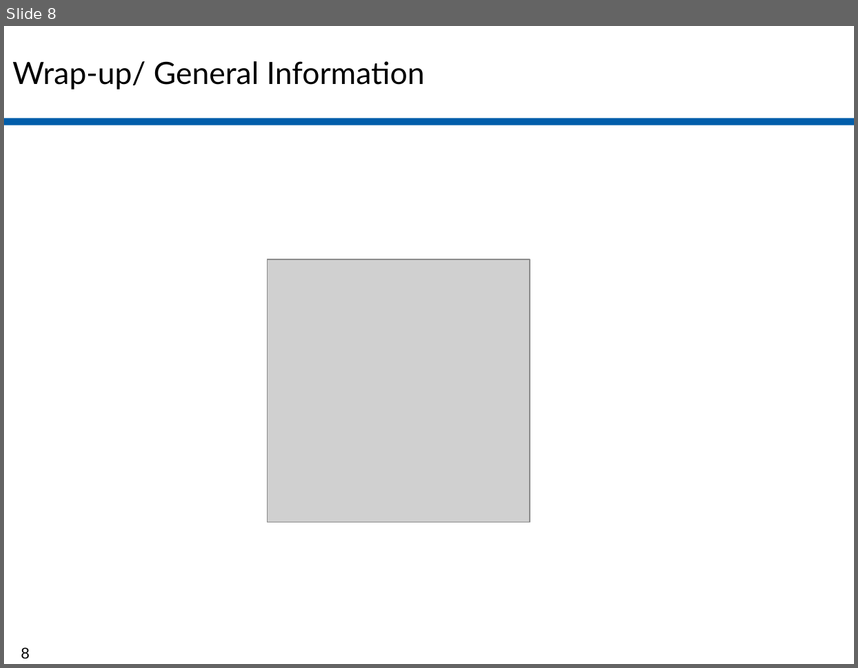
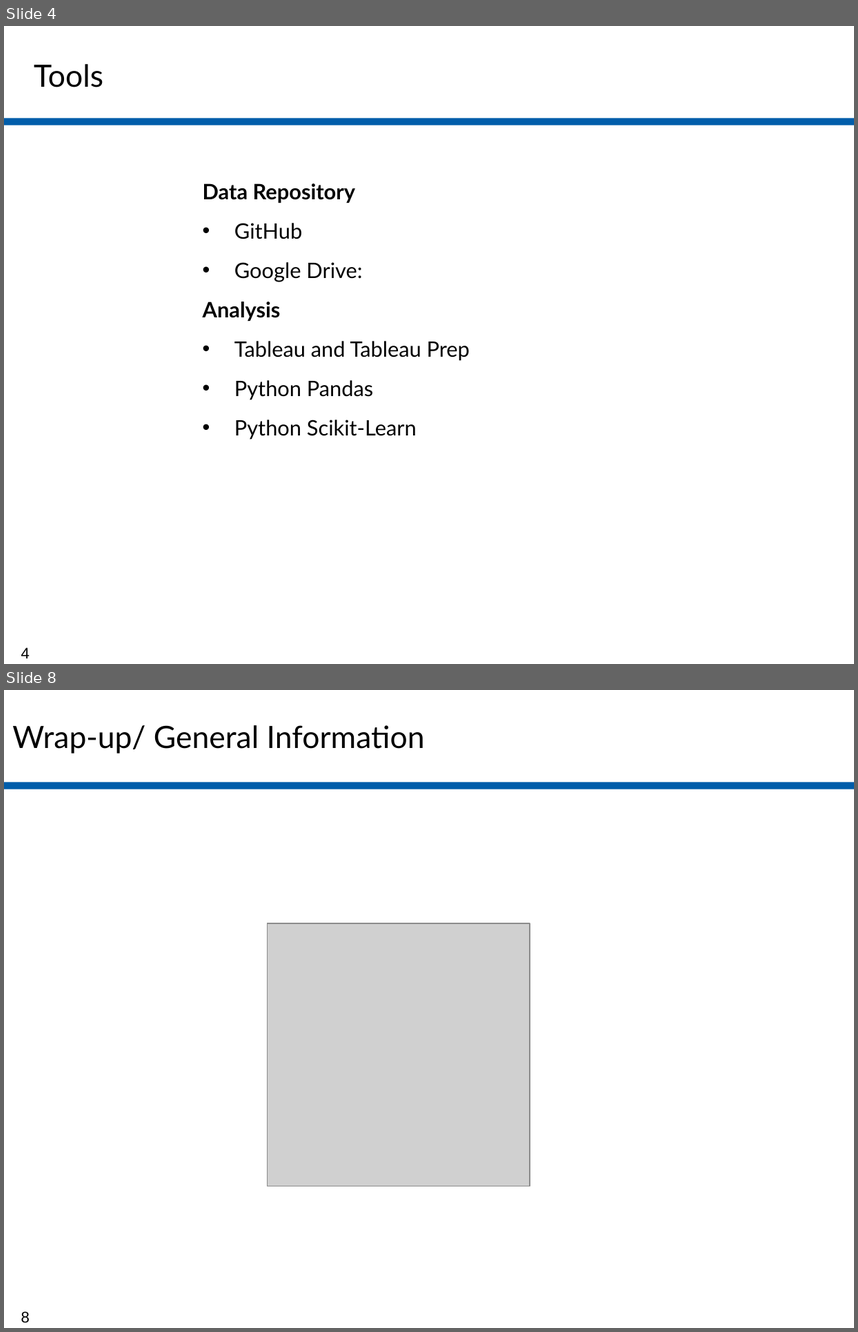
Before and after one commit to jamie-miller-rva/GRTC-Analysis, a slide deck: GRTC Project.pptx. Shown one above the other, each under a label of ours: slide 8 before the commit, slides 4 and 8 after it; the slides between them are not shown. The pictures are 858x668 and 858x1332 pixels, drawn with LibreOffice and Linux fonts; fonts in the diff are those of the drawing; grey boxes stand for pictures. Boxes give left, top, right and bottom in pixels: in the first picture for what was removed or moved away, otherwise in the second. Text is boxed around its words. In the diff, an @@ line names an element or a change of style, - is before the commit and + after.

```diff
--- a/GRTC Project.pptx
+++ b/GRTC Project.pptx
@@ slide 4 added at [4,26,854,664], background #FFFFFF; not listed: 1 template element that a slide beside it also shows @@
@@ text added at [34,64,103,87], 26 pt, text #000000 @@
+Tools
@@ text added at [203,183,470,439], 18 pt, text #000000 @@
+Data Repository
+• GitHub
+• Google Drive:
+Analysis
+• Tableau and Tableau Prep
+• Python Pandas
+• Python Scikit-Learn
@@ page number added at [21,647,30,658], 13 pt, text #000000 @@
+4
```
Also in this commit, not shown: 2 slides changed, 3 other slides added, 4 slides removed.
